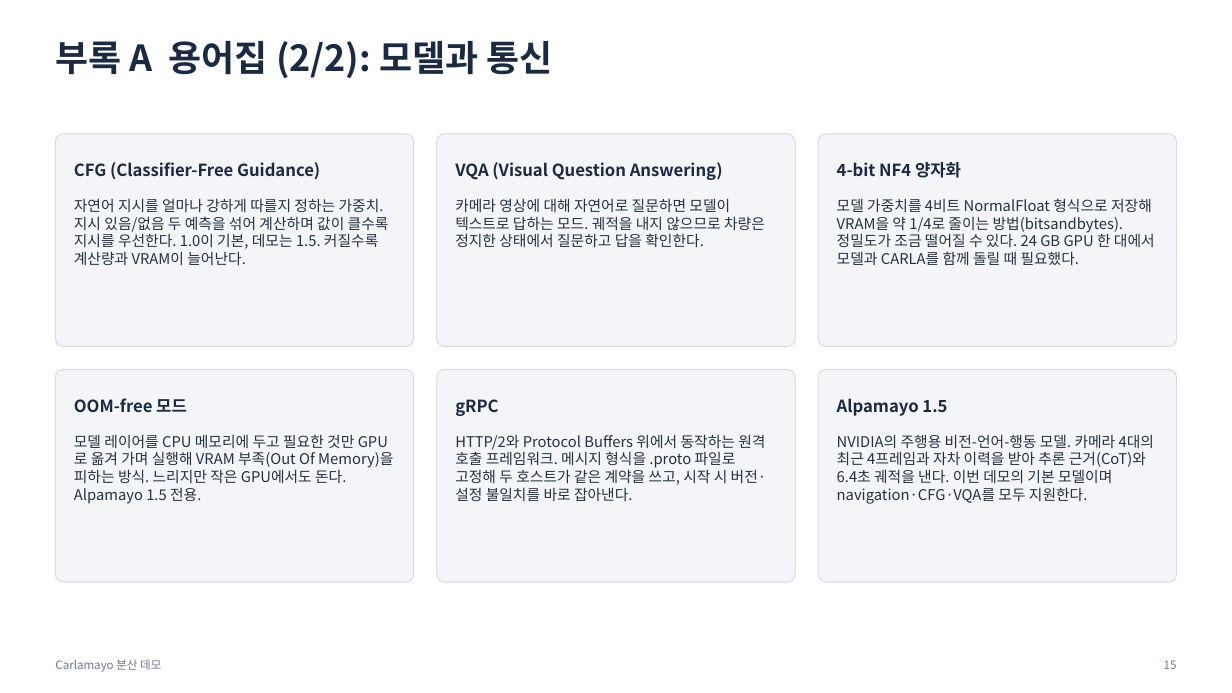
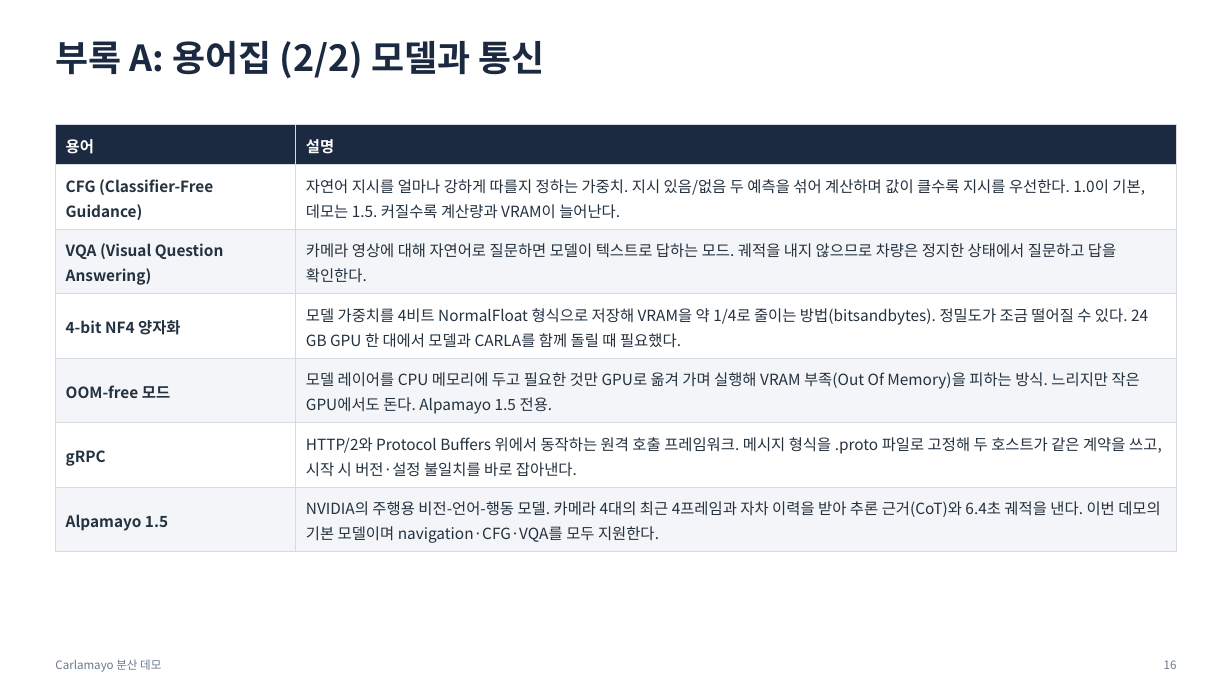
Before and after one commit to JwonMoon/carlamayo-my-distributed, a slide deck: slide 16 of docs/distributed/demo-overview.pptx (slide 15 before the commit). Drawn at 1232x693 pixels with LibreOffice and Linux fonts; fonts in the diff are those of the drawing. Boxes give left, top, right and bottom in pixels: in the first picture for what was removed or moved away, otherwise in the second. Text is boxed around its words. In the diff, an @@ line names an element or a change of style, - is before the commit and + after.

```diff
--- a/docs/distributed/demo-overview.pptx
+++ b/docs/distributed/demo-overview.pptx
@@ text at (55,41,544,78): text changed @@
-부록 A 용어집 (2/2): 모델과 통신
+부록 A: 용어집 (2/2) 모델과 통신
@@ rounded rectangle removed at (55,134,414,347) @@
@@ table added at (55,125,1177,547), 7 rows, 2 columns @@
+용어 | 설명
+CFG (Classifier-Free Guidance) | 자연어 지시를 얼마나 강하게 따를지 정하는 가중치. 지시 있음/없음 두 예측을 섞어 계산하며 값이 클수록 지시를 우선한다. 1.0이 기본, 데모는 1.5. 커질수록 계산량과 VRAM이 늘어난다.
+VQA (Visual Question Answering) | 카메라 영상에 대해 자연어로 질문하면 모델이 텍스트로 답하는 모드. 궤적을 내지 않으므로 차량은 정지한 상태에서 질문하고 답을 확인한다.
+4-bit NF4 양자화 | 모델 가중치를 4비트 NormalFloat 형식으로 저장해 VRAM을 약 1/4로 줄이는 방법(bitsandbytes). 정밀도가 조금 떨어질 수 있다. 24 GB GPU 한 대에서 모델과 CARLA를 함께 돌릴 때 필요했다.
+OOM-free 모드 | 모델 레이어를 CPU 메모리에 두고 필요한 것만 GPU로 옮겨 가며 실행해 VRAM 부족(Out Of Memory)을 피하는 방식. 느리지만 작은 GPU에서도 돈다. Alpamayo 1.5 전용.
+gRPC | HTTP/2와 Protocol Buffers 위에서 동작하는 원격 호출 프레임워크. 메시지 형식을 .proto 파일로 고정해 두 호스트가 같은 계약을 쓰고, 시작 시 버전·설정 불일치를 바로 잡아낸다.
+Alpamayo 1.5 | NVIDIA의 주행용 비전-언어-행동 모델. 카메라 4대의 최근 4프레임과 자차 이력을 받아 추론 근거(CoT)와 6.4초 궤적을 낸다. 이번 데모의 기본 모델이며 navigation·CFG·VQA를 모두 지원한다.
@@ rounded rectangle removed at (437,134,796,347) @@
@@ rounded rectangle removed at (819,134,1177,347) @@
@@ text removed at (74,162,320,179) @@
-CFG (Classifier-Free Guidance)
@@ text removed at (455,162,723,180) @@
-VQA (Visual Question Answering)
@@ text removed at (837,162,961,178) @@
-4-bit NF4 양자화
@@ text removed at (74,198,389,265) @@
-자연어 지시를 얼마나 강하게 따를지 정하는 가중치. 지시 있음/없음 두 예측을 섞어 계산하며 값이 클수록 지시를 우선한다. 1.0이 기본, 데모는 1.5. 커질수록 계산량과 VRAM이 늘어난다.
@@ text removed at (455,198,765,247) @@
-카메라 영상에 대해 자연어로 질문하면 모델이 텍스트로 답하는 모드. 궤적을 내지 않으므로 차량은 정지한 상태에서 질문하고 답을 확인한다.
@@ text removed at (837,198,1155,265) @@
-모델 가중치를 4비트 NormalFloat 형식으로 저장해 VRAM을 약 1/4로 줄이는 방법(bitsandbytes). 정밀도가 조금 떨어질 수 있다. 24 GB GPU 한 대에서 모델과 CARLA를 함께 돌릴 때 필요했다.
@@ rounded rectangle removed at (55,370,414,582) @@
@@ rounded rectangle removed at (437,370,796,582) @@
@@ rounded rectangle removed at (819,370,1177,582) @@
@@ text removed at (74,398,187,413) @@
-OOM-free 모드
@@ text removed at (455,399,498,416) @@
-gRPC
@@ text removed at (837,398,947,416) @@
-Alpamayo 1.5
@@ text removed at (74,434,393,504) @@
-모델 레이어를 CPU 메모리에 두고 필요한 것만 GPU로 옮겨 가며 실행해 VRAM 부족(Out Of Memory)을 피하는 방식. 느리지만 작은 GPU에서도 돈다. Alpamayo 1.5 전용.
@@ text removed at (455,434,767,501) @@
-HTTP/2와 Protocol Buffers 위에서 동작하는 원격 호출 프레임워크. 메시지 형식을 .proto 파일로 고정해 두 호스트가 같은 계약을 쓰고, 시작 시 버전·설정 불일치를 바로 잡아낸다.
@@ text removed at (837,434,1154,504) @@
-NVIDIA의 주행용 비전-언어-행동 모델. 카메라 4대의 최근 4프레임과 자차 이력을 받아 추론 근거(CoT)와 6.4초 궤적을 낸다. 이번 데모의 기본 모델이며 navigation·CFG·VQA를 모두 지원한다.
```
Also in this commit, not shown: 15 other slides changed, 1 slide added, 7 other files.
